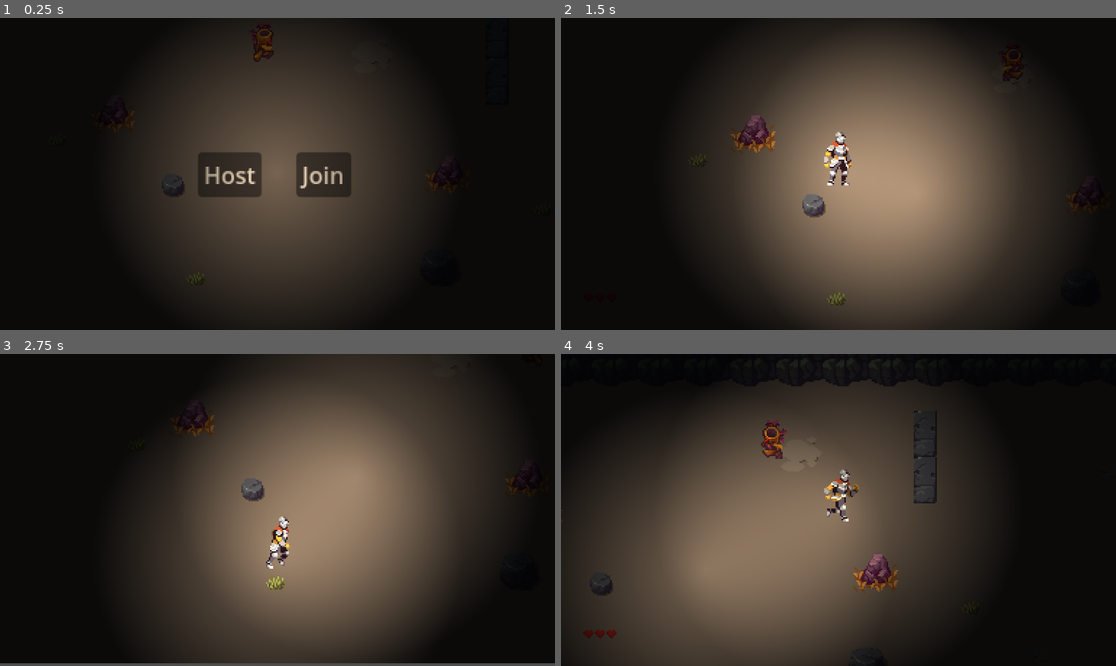
Above: before the commit, frames 1-4 (two rows, left to right).
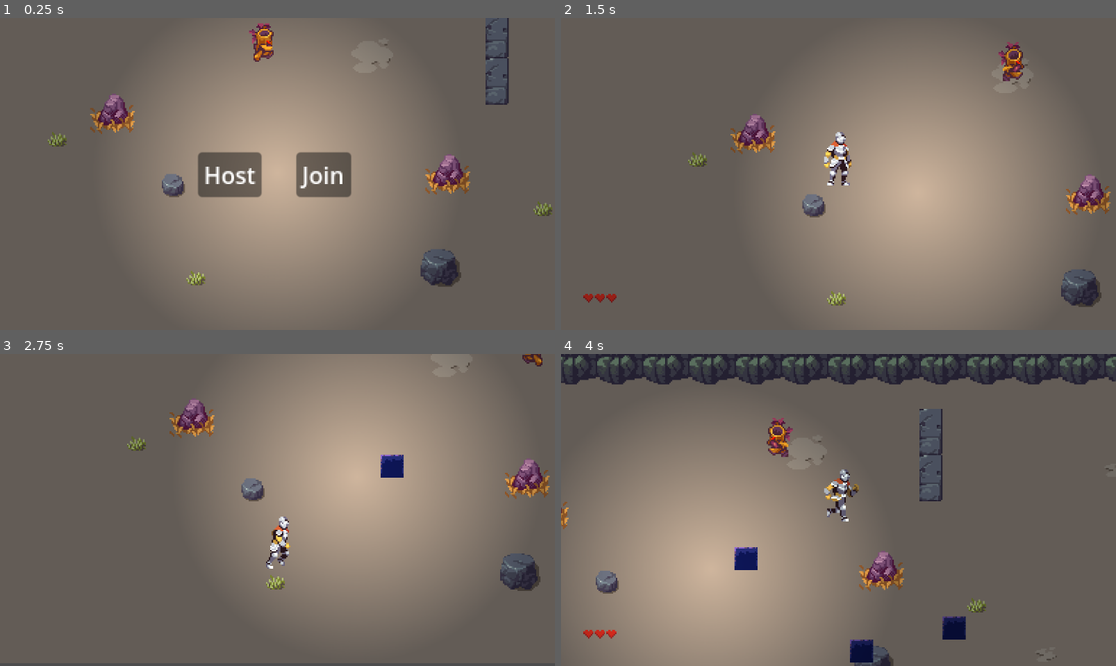
Above: after the commit, the same moments.

Repository: Neomas/knightvision
Game: Godot game, scene res://scenes/game.tscn
Two runs of this game, one before a commit and one after it. Both use one fixed random seed, a clock stepped at 60 frames per second and the inputs below.
Inputs (mouse positions are in pixels of both pictures, inside the frame that each line leads up to):
- Up to frame 1 (0.25 s): no input
- Up to frame 2 (1.5 s): move the mouse to (960, 158) at 0.52 s; press the mouse at (960, 158) at 0.53 s; hold D (move_right) 0.53-1.25 s; right-click (960, 158) at 0.8 s; release the mouse at (960, 158) at 1.25 s; click "Host" at 1.25 s
- Up to frame 3 (2.75 s): move the mouse to (166, 525) at 2.02 s; hold S (move_down) from 2.03 s (still down); right-click (166, 525) at 2.1 s; click (166, 525) at 2.3 s
- Up to frame 4 (4 s): move the mouse to (894, 441) at 2.77 s; release S (move_down) at 2.78 s; press the mouse at (894, 441) at 2.78 s; hold D (move_right) 2.78-3.53 s; right-click (894, 441) at 3.05 s; move the mouse to (810, 572) at 3.52 s; release the mouse at (810, 572) at 3.53 s; hold W (move_up) from 3.53 s (still down); right-click (810, 572) at 3.6 s; click (810, 572) at 3.8 s

The runs differ from the first frame. In frame 1, 100% of the frame differs, in the area x 0-100%, y 0-100%; in frame 2, 96%; in frame 3, 95%; in frame 4, 96%.

Commit message:
multiplayer messing around

Diff:
--- a/project.godot
+++ b/project.godot
@@ -18,6 +18,10 @@
 [autoload]
 
 GlobalSingleton="*res://scripts/global_singleton.gd"
+
+[global_group]
+
+WallsNode=""
 
 [input]
 
--- a/scenes/game.tscn
+++ b/scenes/game.tscn
@@ -1,6 +1,5 @@
-[gd_scene load_steps=8 format=4 uid="uid://buxknj5bubimr"]
+[gd_scene load_steps=7 format=4 uid="uid://buxknj5bubimr"]
 
-[ext_resource type="PackedScene" uid="uid://33rqtq1u01cf" path="res://scenes/player.tscn" id="1_awv2w"]
 [ext_resource type="Script" path="res://scripts/game.gd" id="1_ocabv"]
 [ext_resource type="PackedScene" uid="uid://dlqf1wtcvvt4p" path="res://scenes/rock.tscn" id="2_kveu1"]
 [ext_resource type="TileSet" uid="uid://b5mrgckge0afr" path="res://game.tres" id="2_n26u8"]
@@ -11,10 +10,6 @@
 [node name="Game" type="Node2D"]
 y_sort_enabled = true
 script = ExtResource("1_ocabv")
-
-[node name="Player" parent="." instance=ExtResource("1_awv2w")]
-unique_name_in_owner = true
-visible = false
 
 [node name="Foreground" type="TileMapLayer" parent="."]
 visible = false
@@ -34,11 +29,12 @@
 [node name="Rock2" parent="." instance=ExtResource("2_kveu1")]
 position = Vector2(117, -4)
 
-[node name="WallsNode" type="Node2D" parent="."]
+[node name="WallsNode" type="Node2D" parent="." groups=["WallsNode"]]
 unique_name_in_owner = true
 y_sort_enabled = true
 
 [node name="DirectionalLight2D" type="DirectionalLight2D" parent="."]
+visible = false
 energy = 0.89
 blend_mode = 1
 
--- a/scenes/player.tscn
+++ b/scenes/player.tscn
@@ -338,6 +338,12 @@
 properties/2/path = NodePath(".:collision_mask")
 properties/2/spawn = true
 properties/2/replication_mode = 1
+properties/3/path = NodePath("AnimatedSprite2D:animation")
+properties/3/spawn = true
+properties/3/replication_mode = 1
+properties/4/path = NodePath("AnimatedSprite2D:flip_h")
+properties/4/spawn = true
+properties/4/replication_mode = 1
 
 [node name="Player" type="CharacterBody2D"]
 z_index = 1
@@ -357,6 +363,7 @@
 limit_bottom = 130
 
 [node name="PointLight2D" type="PointLight2D" parent="."]
+visible = false
 position = Vector2(0, -1)
 color = Color(1, 0.891881, 0.759582, 1)
 energy = 1.09
@@ -404,5 +411,6 @@
 position = Vector2(-173, 86)
 
 [node name="Heart" parent="Healthbar" instance=ExtResource("9_to72p")]
+visible = false
 
 [connection signal="timeout" from="HitTimer" to="." method="_on_hit_timer_timeout"]
--- a/scripts/player.gd
+++ b/scripts/player.gd
@@ -6,7 +6,7 @@
 
 @onready var animated_sprite = $AnimatedSprite2D
 @onready var hit_timer = $HitTimer
-@onready var walls_node = %WallsNode
+#@onready var walls_node = %WallsNode
 
 
 
@@ -26,7 +26,8 @@
 	set_multiplayer_authority(name.to_int())
 
 func _ready():
-	updateHealth()
+	if is_multiplayer_authority():
+		updateHealth()
 
 	if is_multiplayer_authority():
 		$Camera2D.make_current()
@@ -62,25 +63,29 @@
 
 		if ray_cast_right.is_colliding() && lookAt == 'right':
 			var itemRight = ray_cast_right.get_collider()
-			#print(itemRight)
+			print(itemRight)
 			#print(itemRight.has_method("is_descructable"))
 
 			if itemRight.has_method("is_descructable") && Input.is_action_just_pressed("primary"):
 				#print("Hit")
 				target = itemRight
+				hit_timer.start()
 
-				hit_timer.start()
+			if itemRight.has_method("get_hit") && Input.is_action_just_pressed("primary"):
+				itemRight.get_hit(1)
 
 
 
 
 		if ray_cast_left.is_colliding() && lookAt == 'left':
 			var itemLeft = ray_cast_left.get_collider()
-			#print(itemLeft)
+			print(itemLeft)
 			#print(itemLeft.has_method("is_descructable"))
 			if itemLeft.has_method("is_descructable") && Input.is_action_just_pressed("primary"):
 				target = itemLeft
 				hit_timer.start()
+			if itemLeft.has_method("get_hit") && Input.is_action_just_pressed("primary"):
+				itemLeft.get_hit(1)
 
 
 	#		Roll and slice
@@ -95,6 +100,7 @@
 
 		if Input.is_action_just_pressed("secondary"):
 			var wallBlock = WALL.instantiate()
+			var wall_nodes = get_tree().get_first_node_in_group("WallsNode")
 			var xPos = position.x
 			if lookAt == "right":
 				xPos = ceil(position.x / 16) * 16 + 16
@@ -108,8 +114,8 @@
 					wallBlock.position = wallPostion
 					print(wallBlock)
 					print(wallPostion)
-					print(walls_node)
-					#walls_node.add_child(wallBlock)
+					print( wall_nodes)
+					wall_nodes.add_child(wallBlock)
 				else:
 					print("THERE'S A BLOCK ALREADY")
 			if lookAt == "right":
@@ -117,9 +123,9 @@
 					wallBlock.position = wallPostion
 					print(wallBlock)
 					print(wallPostion)
-					print(walls_node)
+					print( wall_nodes)
 
-					#walls_node.add_child(wallBlock)
+					wall_nodes.add_child(wallBlock)
 				else:
 					print("THERE'S A BLOCK ALREADY")
 
@@ -145,14 +151,14 @@
 
 
 func _on_hit_timer_timeout():
-
+	var wall_nodes = get_tree().get_first_node_in_group("WallsNode")
 	if target.has_method("is_descructable"):
 		if lookAt == "right" && ray_cast_right.get_collider() != target:
 			return
 		if lookAt == "left" && ray_cast_left.get_collider() != target:
 			return
 		if target.health == 0 || target.health < 0 || target.health - damage == 0:
-			walls_node.remove_child(target)
+			wall_nodes.remove_child(target)
 			return
 
 		if target.health > 0:
Not shown, changed: assets/Packs/tiny-RPG-forest-files/.DS_Store
